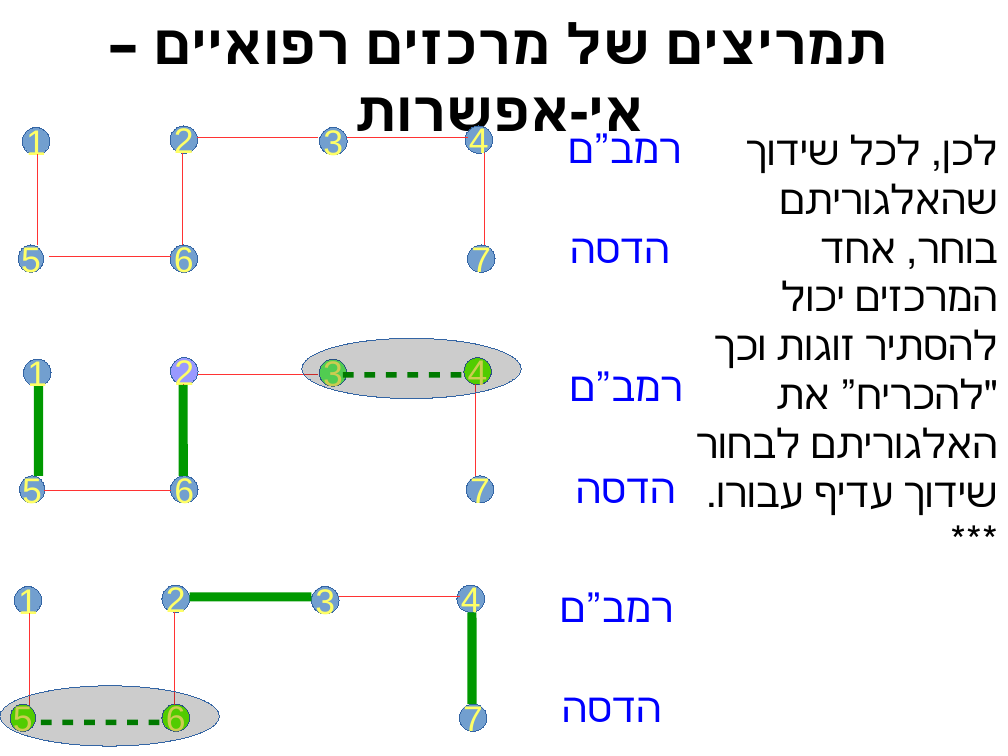
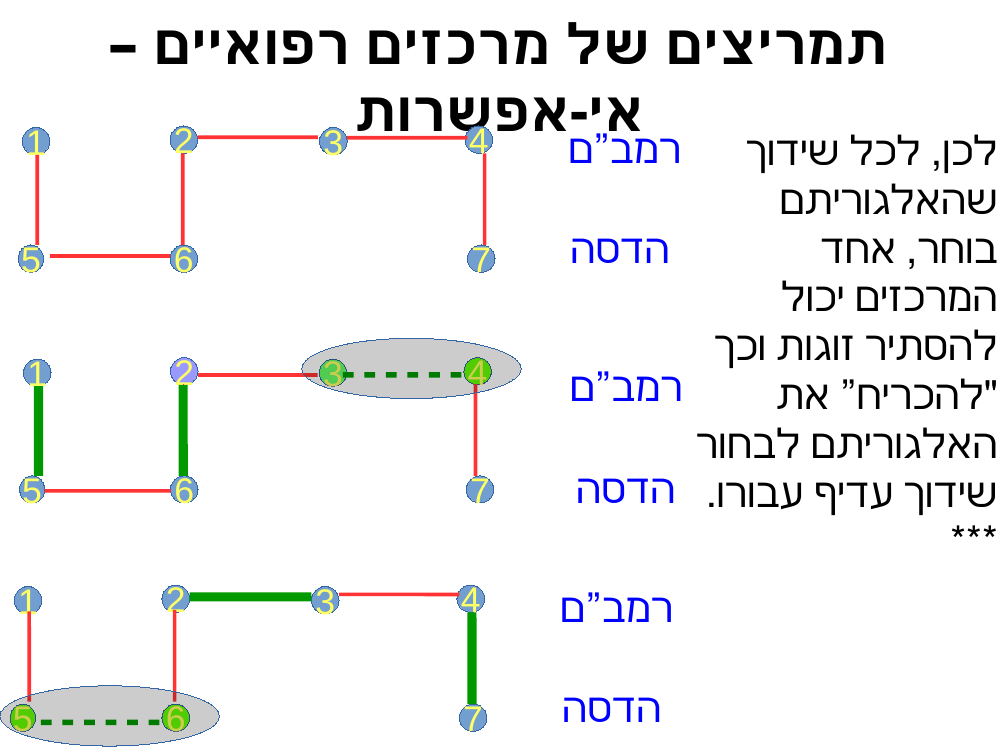
Before and after one commit to erelsgl-at-ariel/algorithms-5780, a slide deck: slide 19 of 12-kidney-exchange/slides-kidneys.odp. Drawn at 1008x756 pixels with LibreOffice and Linux fonts; fonts in the diff are those of the drawing. Boxes give left, top, right and bottom in pixels: in the first picture for what was removed or moved away, otherwise in the second. Text is boxed around its words. In the diff, an @@ line names an element or a change of style, - is before the commit and + after.

```diff
--- a/12-kidney-exchange/slides-kidneys.odp
+++ b/12-kidney-exchange/slides-kidneys.odp
@@ line (198, 137) - (318, 137): stroke #FF3333 0 pt to #FF3333 2.89 pt @@
@@ line (348, 138) - (467, 138): stroke #FF3333 0 pt to #FF3333 2.89 pt @@
@@ line (38, 155) - (38, 245): stroke #FF3333 0 pt to #FF3333 2.89 pt @@
@@ line (183, 245) - (183, 154): stroke #FF3333 0 pt to #FF3333 2.89 pt @@
@@ line (485, 245) - (485, 154): stroke #FF3333 0 pt to #FF3333 2.89 pt @@
@@ line (50, 256) - (170, 256): stroke #FF3333 0 pt to #FF3333 2.89 pt @@
@@ line (198, 375) - (317, 375): stroke #FF3333 0 pt to #FF3333 2.89 pt @@
@@ line (476, 476) - (476, 384): stroke #FF3333 0 pt to #FF3333 2.89 pt @@
@@ line (171, 491) - (45, 491): stroke #FF3333 0 pt to #FF3333 2.89 pt @@
@@ line (339, 595) - (459, 595): stroke #FF3333 0 pt to #FF3333 2.89 pt @@
@@ line (29, 612) - (29, 702): stroke #FF3333 0 pt to #FF3333 2.89 pt @@
@@ line (175, 702) - (175, 610): stroke #FF3333 0 pt to #FF3333 2.89 pt @@
```
Also in this commit, not shown: 9 other slides changed, 4 slides added, 2 slides removed, 4 other files.
